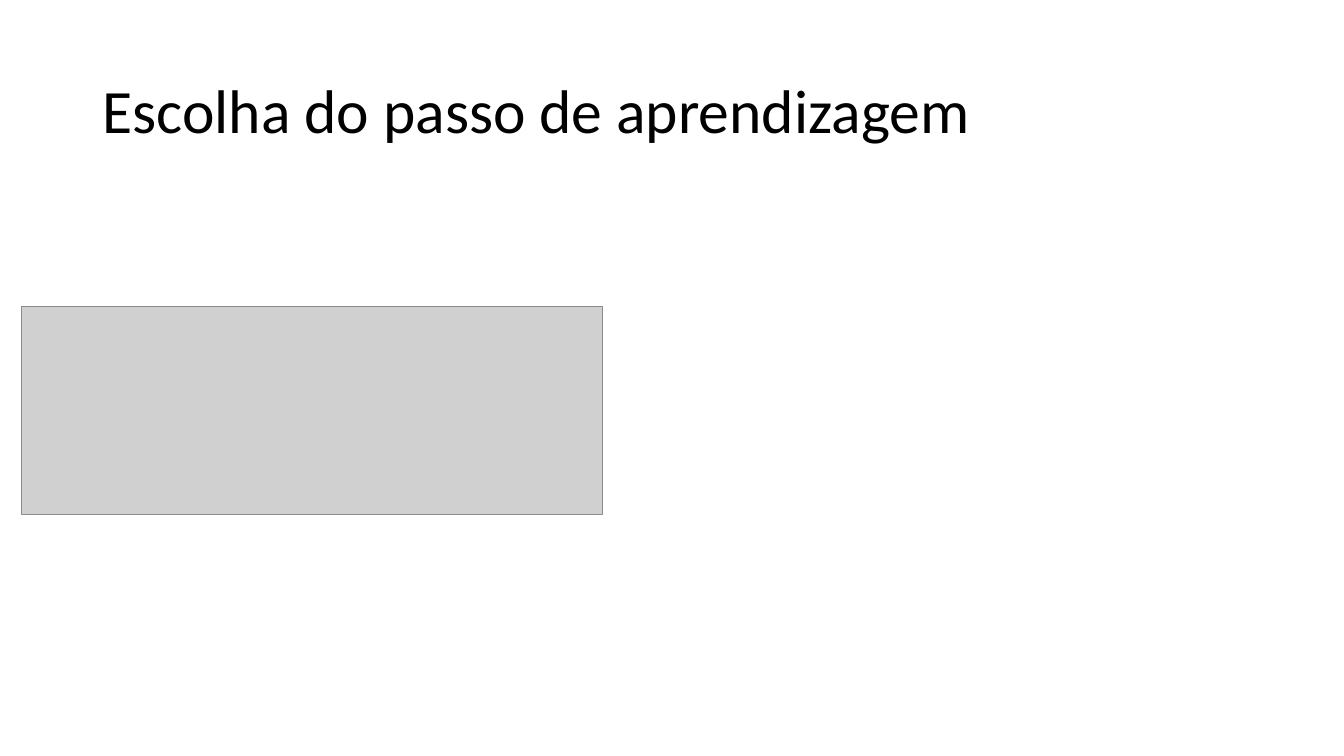
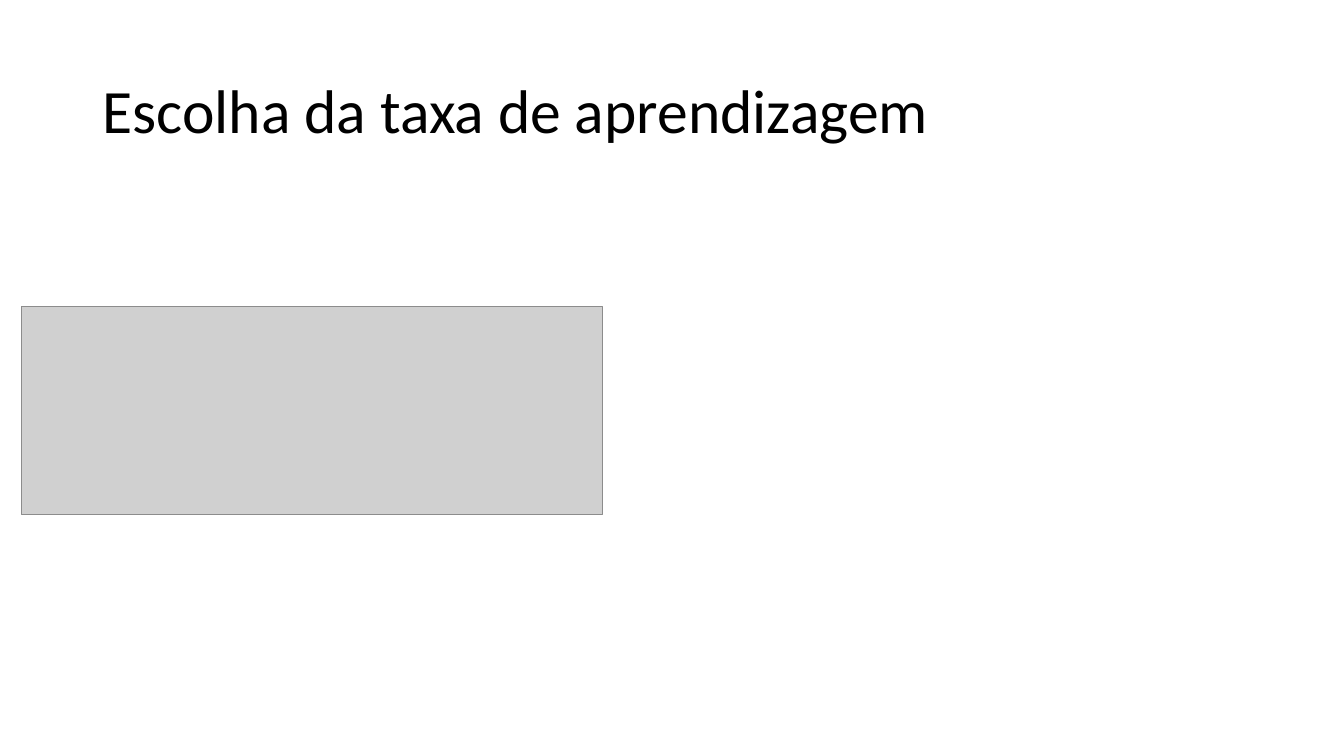
Before and after one commit to zz4fap/t319_aprendizado_de_maquina, a slide deck: slide 3 of slides/T319_Regressão_Linear (Parte III).pptx. Drawn at 1344x756 pixels with LibreOffice and Linux fonts; fonts in the diff are those of the drawing; grey boxes stand for pictures. Boxes give left, top, right and bottom in pixels: in the first picture for what was removed or moved away, otherwise in the second. Text is boxed around its words. In the diff, an @@ line names an element or a change of style, - is before the commit and + after.

```diff
--- a/slides/T319_Regressão_Linear (Parte III).pptx
+++ b/slides/T319_Regressão_Linear (Parte III).pptx
@@ title at bbox=[102, 90, 928, 144]: text changed @@
-Escolha do passo de aprendizagem
+Escolha da taxa de aprendizagem
```
Also in this commit, not shown: 10 other slides changed, 3 other files.
